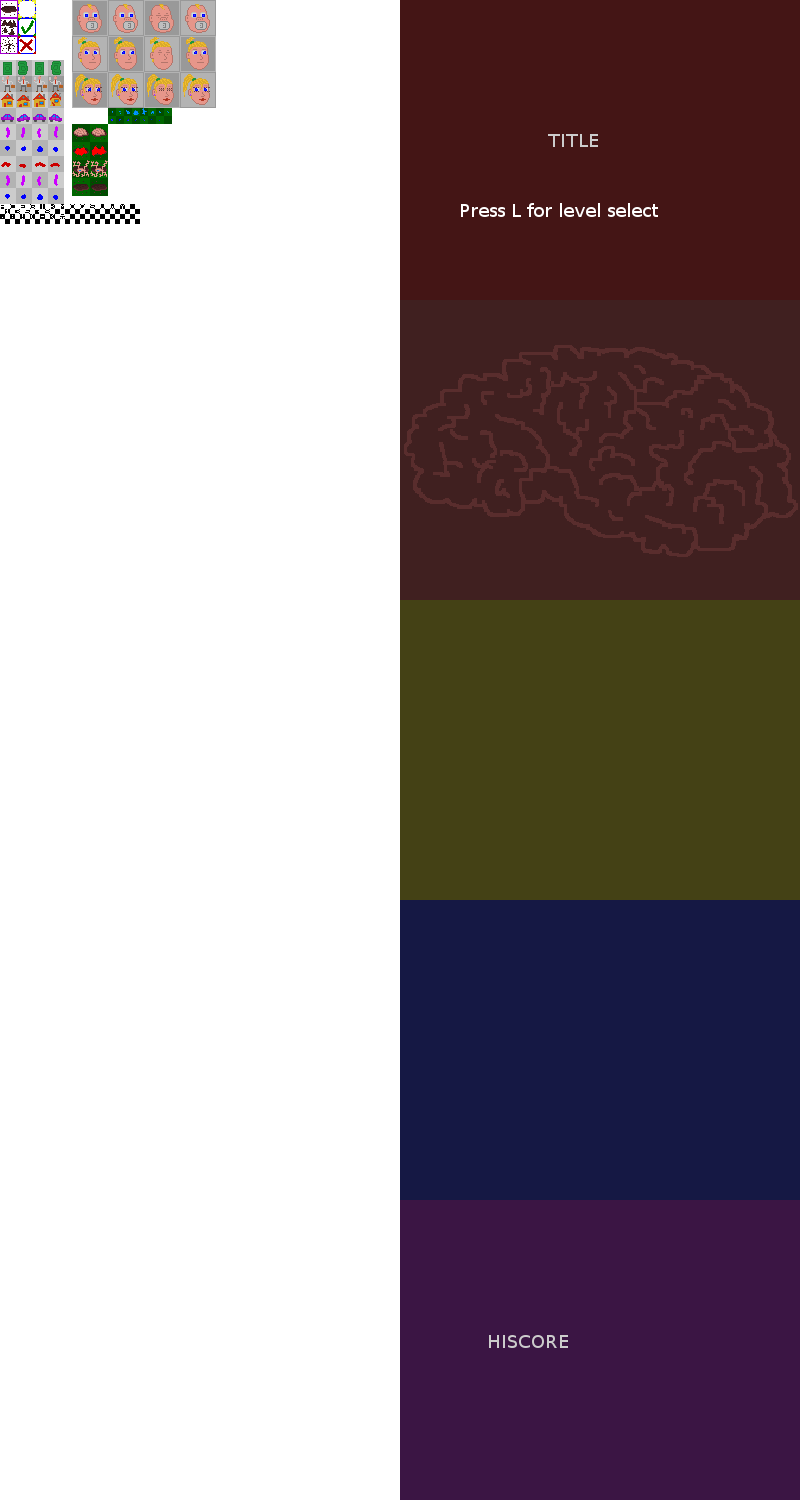
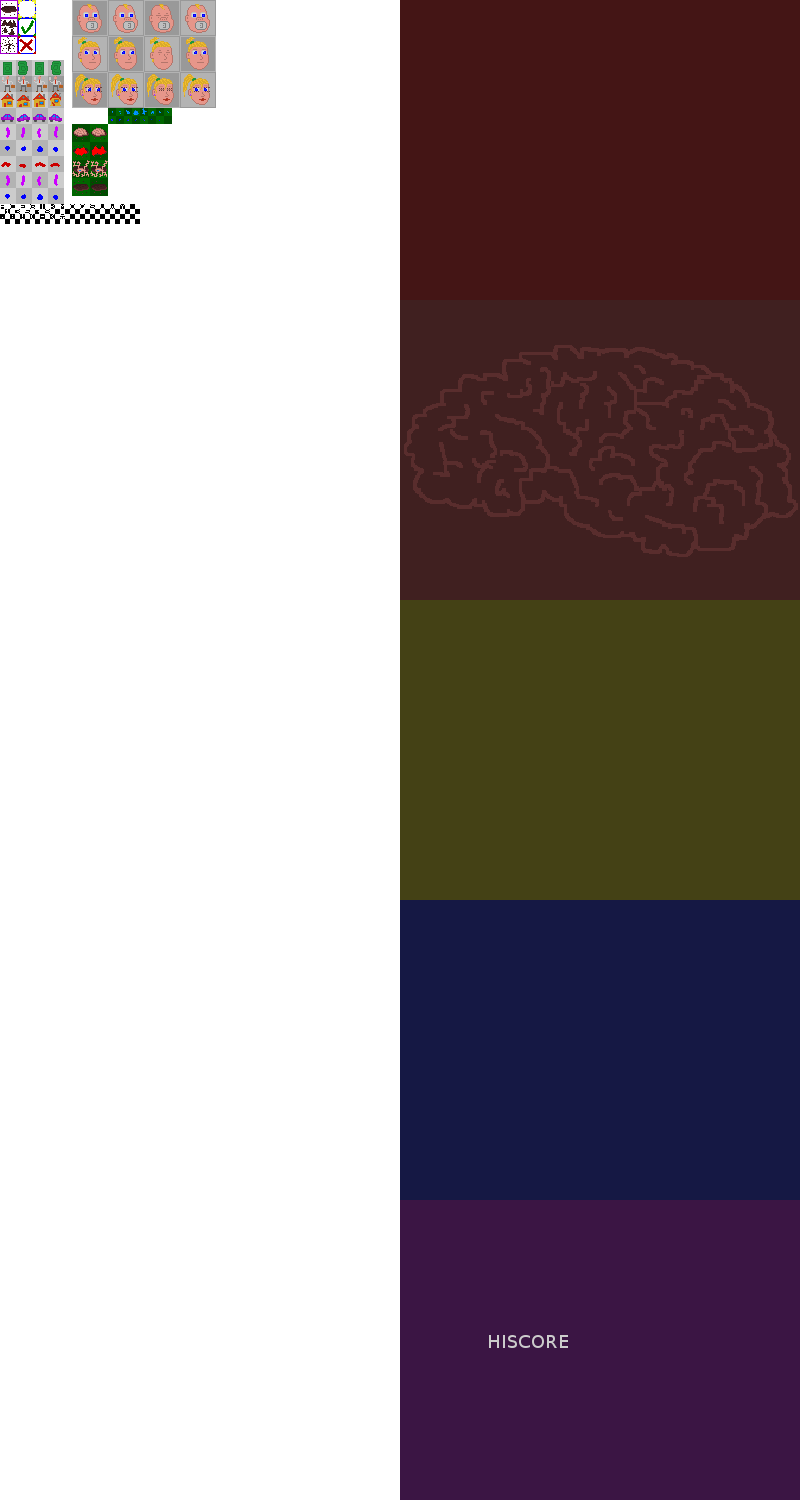
Comparing the layer stacks of the two 800 × 1500 images. Changes:
removed layer "TITLE" over bbox(548, 134, 598, 147)
removed layer "Press L for level select" over bbox(461, 203, 658, 217)
